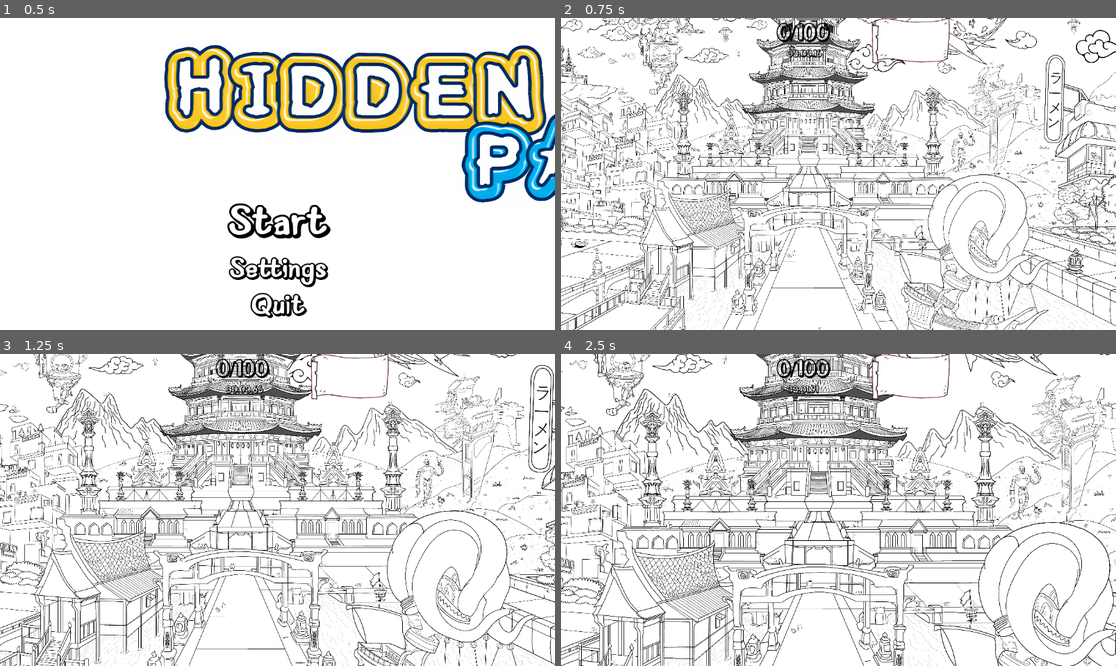
Above: before the commit, frames 1-4 (two rows, left to right).
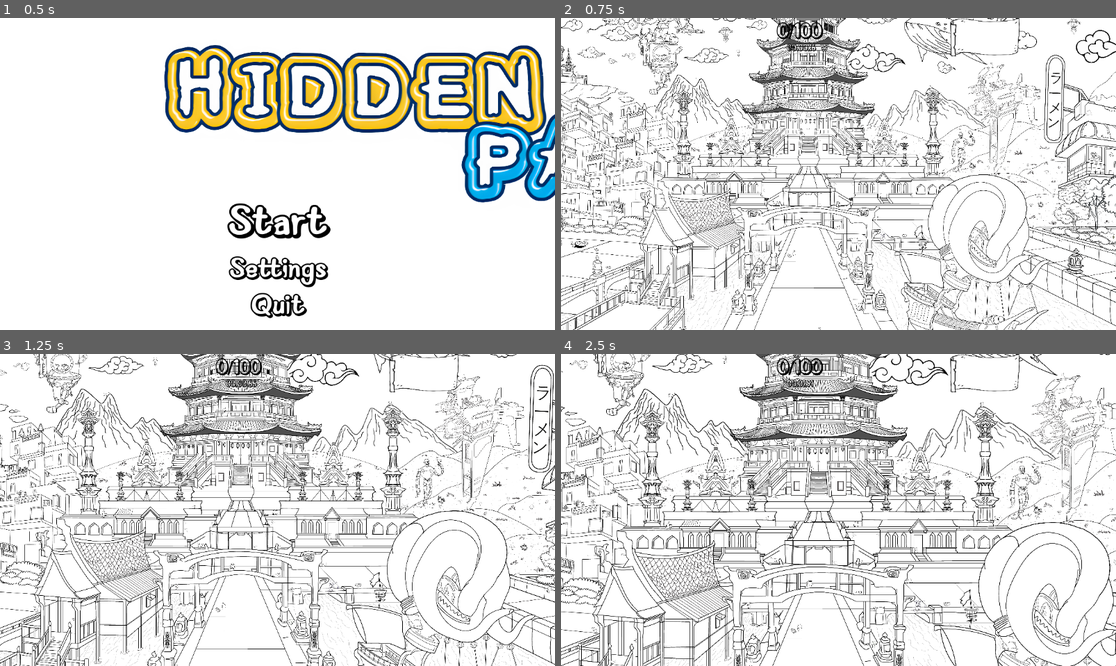
Above: after the commit, the same moments.

Repository: Wpan0n/_HiddenPaws_
Game: Godot game, scene res://scences/main_menu.tscn
The game is run twice, just before and just after one commit, with the same random seed, the same clock (stepped at 60 frames per second) and the same inputs.
Inputs (mouse positions are in pixels of both pictures, inside the frame that each line leads up to):
- Up to frame 1 (0.5 s): no input
- Up to frame 2 (0.75 s): click "Start" at 0.5 s
- Up to frame 3 (1.25 s): no input
- Up to frame 4 (2.5 s): move the mouse to (960, 494) at 1.27 s; click (960, 494) at 1.42 s; drag from (727, 525) to (810, 572) at 2.02 s

Frame 1 is identical in both runs. In frame 2, 1.4% of the frame differs, in the area x 4-83%, y 0-71%; in frame 3, 1.3%; in frame 4, 1.4%.

Commit message:
fixed stopwatch alignment, and banner moved some sprites
fixed hard to see sprites that were found during testing and did the time and banner thing. debating if I should add hours to the time but well see.

Diff:
--- a/project.godot
+++ b/project.godot
@@ -22,7 +22,7 @@
 
 [display]
 
-window/size/initial_position_type=2
+window/size/mode=3
 mouse_cursor/custom_image="res://assets/pawcursor32.png"
 
 [input]
--- a/scences/MainGame.tscn
+++ b/scences/MainGame.tscn
@@ -122,11 +122,9 @@
 
 [node name="UserInterface" type="CanvasLayer" parent="."]
 
-[node name="CanvasLayer" type="CanvasLayer" parent="UserInterface"]
-
-[node name="Sprite2D" type="Sprite2D" parent="UserInterface/CanvasLayer"]
-position = Vector2(725.603, 46)
-scale = Vector2(0.87069, 0.87069)
+[node name="Sprite2D" type="Sprite2D" parent="UserInterface"]
+position = Vector2(879.5, 39)
+scale = Vector2(0.776668, 0.732759)
 texture = ExtResource("3_j7ik3")
 
 [node name="GameUI" type="Control" parent="UserInterface"]
@@ -155,11 +153,14 @@
 grow_horizontal = 2
 theme_override_colors/font_color = Color(0, 0, 0, 1)
 theme_override_fonts/font = ExtResource("62_3nfgi")
-theme_override_font_sizes/font_size = 40
+theme_override_font_sizes/font_size = 35
 metadata/_edit_use_anchors_ = true
 
 [node name="Stopwatch" type="Label" parent="UserInterface/GameUI/Score"]
-layout_mode = 0
+layout_mode = 1
+anchors_preset = -1
+anchor_top = -0.12987
+anchor_bottom = -0.12987
 offset_left = 20.0
 offset_top = 56.0
 offset_right = 113.0
@@ -167,7 +168,7 @@
 size_flags_vertical = 0
 theme_override_colors/font_color = Color(0, 0, 0, 1)
 theme_override_fonts/font = ExtResource("62_3nfgi")
-theme_override_font_sizes/font_size = 18
+theme_override_font_sizes/font_size = 15
 text = "
 "
 script = ExtResource("103_7xdmb")
@@ -248,7 +249,8 @@
 volume_db = -30.0
 
 [node name="Sprite2D9" type="Sprite2D" parent="Sprite2D" groups=["sprite_group"]]
-position = Vector2(538, -1594)
+position = Vector2(542, -1589)
+rotation = 0.523599
 scale = Vector2(0.0596879, 0.0596879)
 texture = ExtResource("13_fny4u")
 script = ExtResource("5_j0mpy")
@@ -899,9 +901,9 @@
 volume_db = -30.0
 
 [node name="Sprite2D73" type="Sprite2D" parent="Sprite2D" groups=["sprite_group"]]
-position = Vector2(-1730, 926)
-rotation = -0.16057
-scale = Vector2(0.0632354, 0.0632354)
+position = Vector2(-3959, 521)
+rotation = -0.0463764
+scale = Vector2(0.115334, 0.115334)
 texture = ExtResource("71_61gdy")
 script = ExtResource("5_j0mpy")
 
@@ -930,8 +932,8 @@
 volume_db = -30.0
 
 [node name="Sprite2D76" type="Sprite2D" parent="Sprite2D" groups=["sprite_group"]]
-position = Vector2(-2691, 593)
-scale = Vector2(0.0458021, 0.0454195)
+position = Vector2(-2532, 473)
+scale = Vector2(0.0912379, 0.0904757)
 texture = ExtResource("74_trqe3")
 script = ExtResource("5_j0mpy")
 
@@ -940,8 +942,8 @@
 volume_db = -30.0
 
 [node name="Sprite2D77" type="Sprite2D" parent="Sprite2D" groups=["sprite_group"]]
-position = Vector2(-1898, -231)
-scale = Vector2(0.0632354, 0.0632354)
+position = Vector2(-2707, -19)
+scale = Vector2(0.150561, 0.150561)
 texture = ExtResource("75_8j2dw")
 script = ExtResource("5_j0mpy")
 
@@ -1065,7 +1067,7 @@
 volume_db = -30.0
 
 [node name="Sprite2D89" type="Sprite2D" parent="Sprite2D" groups=["sprite_group"]]
-position = Vector2(-2314.45, -738.087)
+position = Vector2(-3575, 162)
 scale = Vector2(0.0975138, 0.0975138)
 texture = ExtResource("86_3fdxb")
 script = ExtResource("5_j0mpy")
Binary file changed: assets/printable-banner-template-removebg-preview.png
